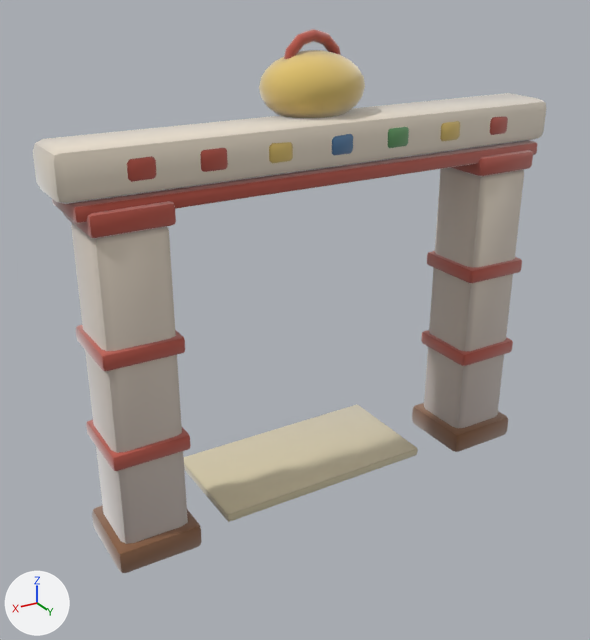
A saved change to the glTF model assets/models/gates/2f6acfbe.glb.
Camera for both pictures: a camera (50 mm lens) standing at (4.07, 6.28, 5.07) and looking at (0.14, -0.27, 1.79). Every picture has the same lights, and +X, +Y and +Z are marked at lower left. The older version comes first. Vertices at exactly the same position are counted once.

Names of what the first picture shows: 'gate_2f6acfbe'.
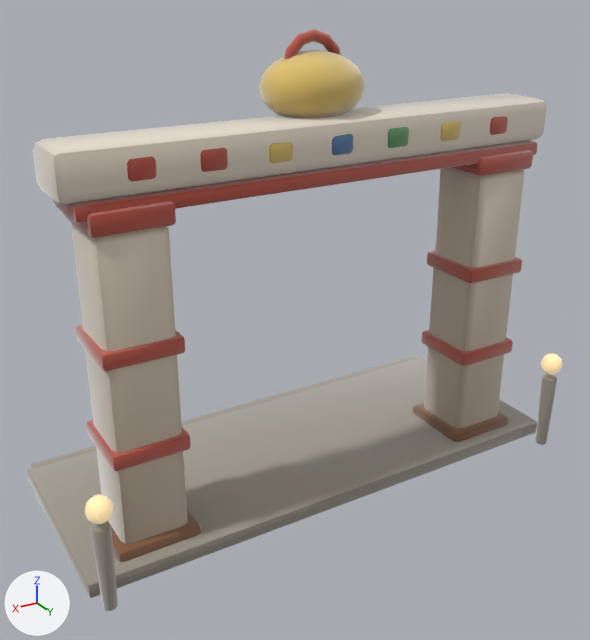
Boxes (x1, y1, x2, y2) around the edits, measured in the pictures (590 x 640 px):
'gate_2f6acfbe', reshaped (7% taller): before (33, 29, 546, 573); after (27, 29, 563, 611)
part 1 of me_gate_2f6acfbe, added: after (27, 357, 537, 598)
part 2 of me_gate_2f6acfbe, added (mostly hidden): after (30, 356, 418, 469)
part 3 of me_gate_2f6acfbe, added: after (541, 353, 563, 375)
part 4 of me_gate_2f6acfbe, added (beige): after (85, 494, 114, 524)
part 5 of me_gate_2f6acfbe, added: after (535, 374, 557, 445)
part 6 of me_gate_2f6acfbe, added: after (91, 521, 118, 611)
part 7 of me_gate_2f6acfbe, edited (looks the same): (33, 32, 546, 562) in both

What changed in the scene script:
```text
Add mat_clay__b9b2a2_0_93:
    mat_clay__b9b2a2_0_93 = bpy.data.materials.new('clay_#B9B2A2_0.93_-')
    # nodes: BsdfPrincipled, Mix, OutputMaterial, VertexColor
    # colours: grey #b9b2a2, mixed with the vertex colours
Add mat_clay__ffe2a8_0_95__ffe2a8:
    mat_clay__ffe2a8_0_95__ffe2a8 = bpy.data.materials.new('clay_#FFE2A8_0.95_#FFE2A8')
    # nodes: BsdfPrincipled, Mix, OutputMaterial, VertexColor
    # colours: beige #bca67a, beige #ffe2a8, mixed with the vertex colours
Add mat_clay__9e978a_0_93:
    mat_clay__9e978a_0_93 = bpy.data.materials.new('clay_#9E978A_0.93_-')
    # nodes: BsdfPrincipled, Mix, OutputMaterial, VertexColor
    # colours: grey #9e978a, mixed with the vertex colours
Change me_gate_2f6acfbe:
    used by ob_gate_2f6acfbe; location = (0.0, 0.0, 0.0)
    remove me_gate_2f6acfbe.from_pydata(...)  # 1558 vertices, 3032 faces; spans x -2.55..2.55, y -1.0..0.42, z 0.0..4.58
    add me_gate_2f6acfbe.from_pydata(...)  # 2058 vertices, 4004 faces; spans x -2.73..2.73, y -1.71..0.84, z 0.0..4.58
    me_gate_2f6acfbe part 1: the loose piece of 56 vertices spanning x -1.2..1.2, y -1.0..0.2, z 0.0..0.1 is copied, and the copy is multiplied about its middle by the matrix ((2.277, 0.001, 0.001), (-0.001, 1.754, 0.002), (-0.001, 0.001, 1.602)), then moved by (0.0, -0.1, 0.03), in mat_clay__9e978a_0_93; it spans x -2.73..2.73, y -1.55..0.55, z 0.0..0.16
    me_gate_2f6acfbe part 2: the loose piece of 56 vertices spanning x -2.43..2.43, y -0.32..0.32, z 3.29..3.44 is copied, and the copy is multiplied about its middle by the matrix ((1.095, 0.005, 0.006), (0.0, 0.515, 0.002), (0.0, 0.004, 0.862)), then moved by (0.0, -1.54, -3.3), in mat_clay__9e978a_0_93; it spans x -2.65..2.65, y -1.71..-1.37, z 0.0..0.12
    me_gate_2f6acfbe part 3: a new loose piece, a UV sphere (10 segments, 6 rings, poles along z) spanning x -2.72..-2.48, y 0.61..0.83, z 0.9..1.14, in mat_clay__ffe2a8_0_95__ffe2a8
    me_gate_2f6acfbe part 4: a new loose piece, a UV sphere (10 segments, 6 rings, poles along z) spanning x 2.48..2.72, y 0.61..0.84, z 0.9..1.14, in mat_clay__ffe2a8_0_95__ffe2a8
    me_gate_2f6acfbe part 5: a new loose piece of 114 vertices spanning x -2.68..-2.51, y 0.64..0.8, z 0.0..0.86, in mat_clay__9e978a_0_93
    me_gate_2f6acfbe part 6: a new loose piece of 114 vertices spanning x 2.52..2.68, y 0.64..0.81, z 0.0..0.87, in mat_clay__9e978a_0_93
    me_gate_2f6acfbe part 7: 2897 kept faces spanning x -2.55..2.55, y -1.0..0.42, z 0.0..4.55 get new vertex colours
    other edits to the shape of me_gate_2f6acfbe do not show in these pictures
    add me_gate_2f6acfbe.materials.append(mat_clay__9e978a_0_93)
    add me_gate_2f6acfbe.materials.append(mat_clay__b9b2a2_0_93)
    add me_gate_2f6acfbe.materials.append(mat_clay__ffe2a8_0_95__ffe2a8)
```
